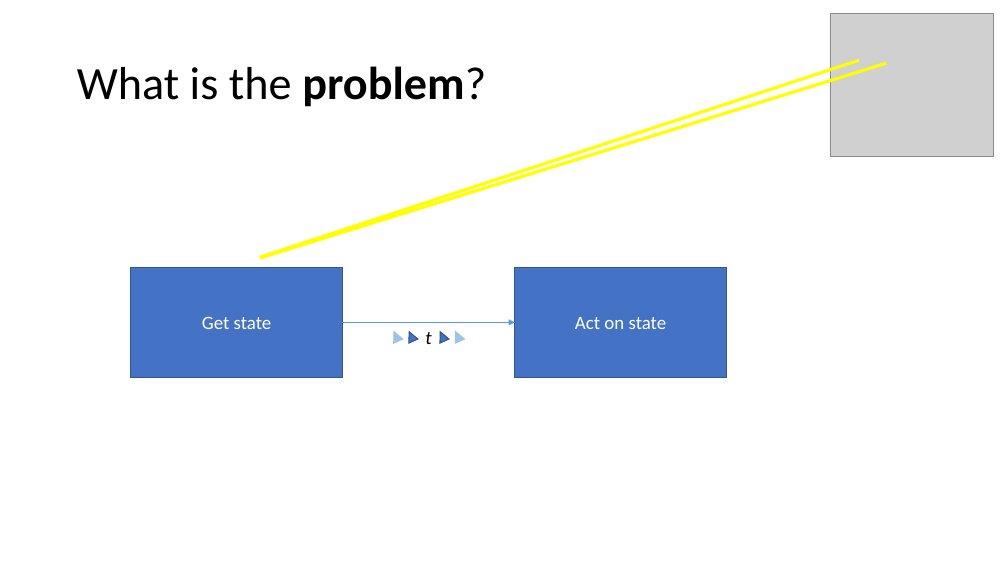
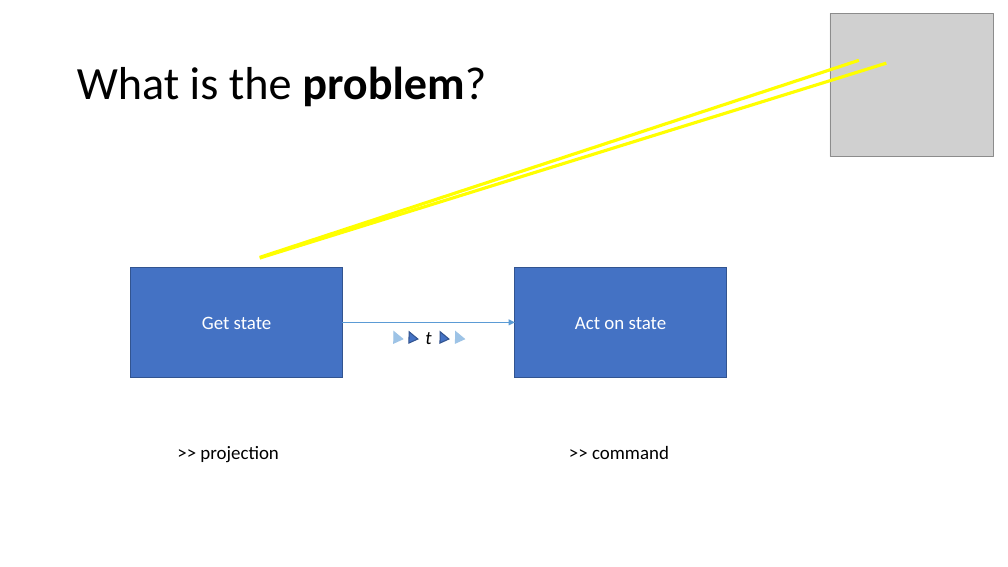
Before and after one commit to MerrionComputing/Presentations, a slide deck: slide 2 of Taming the Concurrency Crocodile.pptx. Drawn at 1008x567 pixels with LibreOffice and Linux fonts; fonts in the diff are those of the drawing; grey boxes stand for pictures. Boxes give left, top, right and bottom in pixels: in the first picture for what was removed or moved away, otherwise in the second. Text is boxed around its words. In the diff, an @@ line names an element or a change of style, - is before the commit and + after.

```diff
--- a/Taming the Concurrency Crocodile.pptx
+++ b/Taming the Concurrency Crocodile.pptx
@@ text added at (200, 446, 278, 463), 18 pt, text #000000 @@
+>> projection
@@ text added at (592, 446, 669, 459), 18 pt, text #000000 @@
+>> command
```
Also in this commit, not shown: 2 other slides changed.
